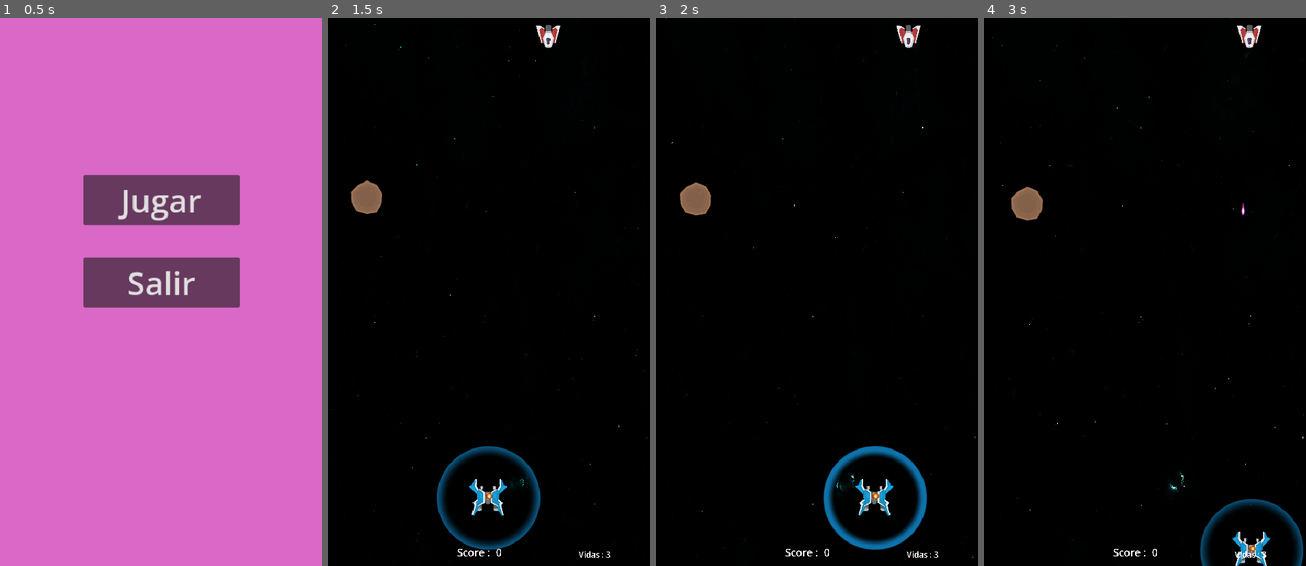
Above: before the commit, frames 1-4 (left to right).
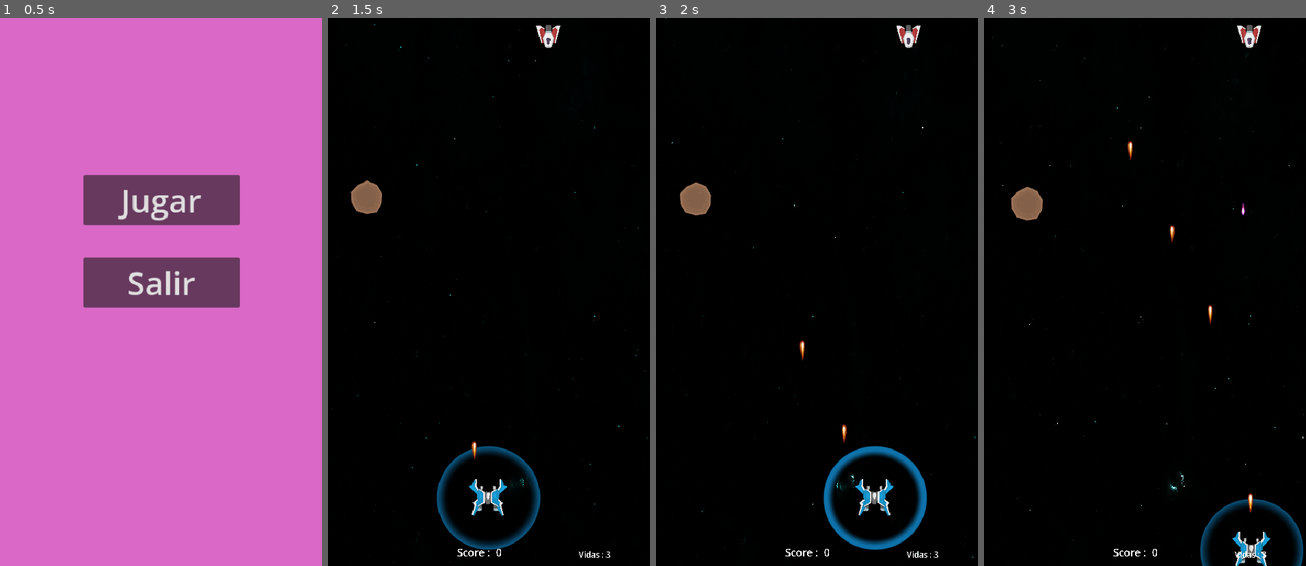
Above: after the commit, the same moments.

Repository: MauroCastro1705/Juego-motores
Game: Godot game, scene res://Menu/menu.tscn
Same seed, same stepped clock (60 frames per second), same inputs: the game is played once before the commit and once after it.
Inputs:
- Up to frame 1 (0.5 s): no input
- Up to frame 2 (1.5 s): click "Jugar" at 0.5 s; hold Right (derecha) from 1.28 s (still down); hold Space (disparar) from 1.28 s (still down)
- Up to frame 3 (2 s): keep holding Right (derecha); keep holding Space (disparar)
- Up to frame 4 (3 s): release Right (derecha) at 2.03 s; release Space (disparar) at 2.03 s; hold S (abajo) 2.03-2.78 s; tap Space (disparar) at 2.1 s; hold Right (derecha) from 2.78 s (still down); hold Space (disparar) from 2.78 s (still down)

Frame 1 is identical in both runs. In frame 2, less than 0.1% of the frame differs, in the area x 44-52%, y 77-88%; in frame 3, 0.1%; in frame 4, 0.2%, in the area x 44-85%, y 22-98%.

Commit message:
mini fix

Diff:
--- a/jugador/jugador.gd
+++ b/jugador/jugador.gd
@@ -18,8 +18,8 @@
 var disparando := false
 @onready var energy_timer = $max_energy_timer
 
-var fire_rate_normal = 0.8
-var fire_rate_max_energy = 0.4
+var fire_rate_normal = 0.4
+var fire_rate_max_energy = 0.2
 
 #max energy mode
 @onready var max_energy_bar = $max_energy_bar
@@ -43,6 +43,7 @@
 	max_energy_bar.visible = false
 	max_energy_label.visible = false
 	Global.player_actual_life = Global.player_max_life
+	sprite_explosion.visible = false
 
 
 func _physics_process(delta):
@@ -73,7 +74,7 @@
 		if not disparando:
 			disparando = true
 			fire_rate_timer.start()
-
+			_disparar_balas()
 	elif disparando:
 		disparando = false
 		fire_rate_timer.stop()
@@ -82,11 +83,7 @@
 	_disparar_balas()
 	AudioManager.disparoAudio.play()
 
-
-
-
 func _disparar_balas():
-
 	var bala = bala_player.instantiate()
 
 	var salida : Marker2D
@@ -97,6 +94,7 @@
 		salida = cañon2
 	bala.global_position = salida.global_position
 	get_tree().current_scene.add_child(bala)
+	AudioManager.disparoAudio.play()
 	# Cambiar para el siguiente disparo
 	usar_cañon1 = not usar_cañon1
 
